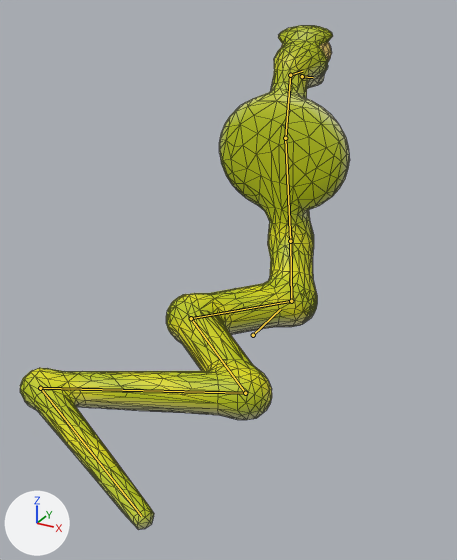
Two versions of the glTF model game/art/models/battle/king_cobra.glb, one commit apart.
Camera for both pictures: a 50 mm camera at (0.415, -0.84, 0.511) aimed at (0.018, -0.118, 0.149). The lights are fixed; the arrows at lower left show +X, +Y and +Z. The older version comes first. Both versions are drawn at frame 18 of the action 'victory'; the numbers are the values there. The bones that bend it are drawn over the model as lines. Mesh edges are drawn as thin lines.

Names of what the first picture shows: 'king_cobra_movie'.
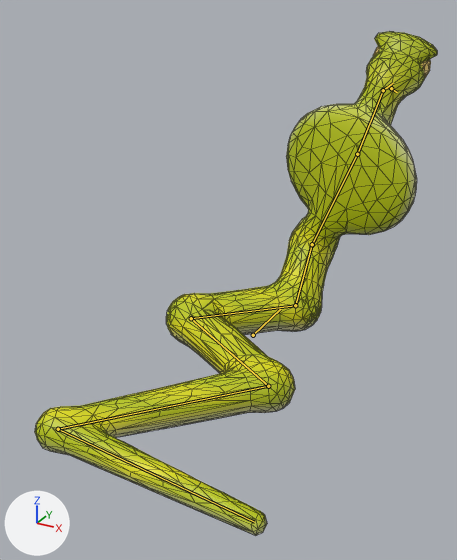
Where the change shows, as pixel boxes [x1, y1, x2, y2] in the pictures (457 x 560 px):
'king_cobra_movie', posed (22% wider)
    before: [20, 25, 350, 529]
    after: [35, 32, 437, 536]
bone 'hips', root to tip
    before: (191, 318) to (291, 301)
    after: (191, 318) to (295, 305)
bone 'chest', root to tip
    before: (291, 301) to (290, 241)
    after: (295, 305) to (312, 244)
bone 'neck', root to tip
    before: (290, 241) to (285, 138)
    after: (312, 244) to (357, 154)
bone 'neck2', root to tip
    before: (285, 138) to (290, 75)
    after: (357, 154) to (383, 90)
bone 'head', root to tip
    before: (290, 75) to (302, 71)
    after: (383, 90) to (393, 83)
bone 'jaw', root to tip
    before: (302, 76) to (313, 77)
    after: (391, 88) to (397, 92)
bone 'tail1', root to tip
    before: (191, 318) to (245, 393)
    after: (191, 318) to (268, 386)
bone 'tail2', root to tip
    before: (245, 393) to (40, 388)
    after: (268, 386) to (58, 429)

Patch to the scene script:
```diff
--- a/game/art/models/battle/king_cobra.glb.py
+++ b/game/art/models/battle/king_cobra.glb.py
@@ bone_hips @@
 bone_hips = bpy.data.objects['king_cobra_rig'].pose.bones['hips']  # child of 'root'
-bone_hips.rotation_quaternion = (1.0, 0.0, 0.0, 0.0)  # degrees (0, 0, 0)
+bone_hips.rotation_quaternion = (0.999, 0.0, 0.0, -0.05)  # degrees (0, 0, -6)
@@ bone_chest @@
 bone_chest = bpy.data.objects['king_cobra_rig'].pose.bones['chest']  # child of 'hips'
-bone_chest.rotation_quaternion = (1.0, 0.0, 0.0, 0.0)  # degrees (0, 0, 0)
+bone_chest.rotation_quaternion = (0.995, 0.0, 0.0, -0.1)  # degrees (0, 0, -11)
@@ bone_neck @@
 bone_neck = bpy.data.objects['king_cobra_rig'].pose.bones['neck']  # child of 'chest'
-bone_neck.rotation_quaternion = (0.998, 0.0, 0.0, 0.06)  # degrees (0, 0, 7)
+bone_neck.rotation_quaternion = (0.992, 0.0, 0.0, -0.125)  # degrees (0, 0, -14)
@@ bone_neck2 @@
 bone_neck2 = bpy.data.objects['king_cobra_rig'].pose.bones['neck2']  # child of 'neck'
-bone_neck2.rotation_quaternion = (0.999, 0.0, 0.0, -0.04)  # degrees (0, 0, -5)
+bone_neck2.rotation_quaternion = (0.997, 0.013, 0.001, 0.075)  # degrees (1, 0, 9)
@@ bone_head @@
 bone_head = bpy.data.objects['king_cobra_rig'].pose.bones['head']  # child of 'neck2'
-bone_head.rotation_quaternion = (1.0, 0.0, 0.0, -0.025)  # degrees (0, 0, -3)
+bone_head.rotation_quaternion = (0.995, 0.018, 0.002, 0.1)  # degrees (2, 0, 11)
@@ bone_jaw @@
 bone_jaw = bpy.data.objects['king_cobra_rig'].pose.bones['jaw']  # child of 'head'
-bone_jaw.rotation_quaternion = (1.0, 0.0, 0.0, 0.0)  # degrees (0, 0, 0)
+bone_jaw.rotation_quaternion = (0.992, -0.125, 0.0, 0.0)  # degrees (-14, 0, 0)
@@ bone_tail1 @@
 bone_tail1 = bpy.data.objects['king_cobra_rig'].pose.bones['tail1']  # child of 'hips'
-bone_tail1.rotation_quaternion = (1.0, 0.0, 0.0, 0.03)  # degrees (0, 0, 3)
+bone_tail1.rotation_quaternion = (0.995, 0.0, 0.0, -0.1)  # degrees (0, 0, -11)
@@ bone_tail2 @@
 bone_tail2 = bpy.data.objects['king_cobra_rig'].pose.bones['tail2']  # child of 'tail1'
-bone_tail2.rotation_quaternion = (1.0, 0.0, 0.0, 0.016)  # degrees (0, 0, 2)
+bone_tail2.rotation_quaternion = (0.996, 0.0, 0.0, -0.093)  # degrees (0, 0, -11)
```
